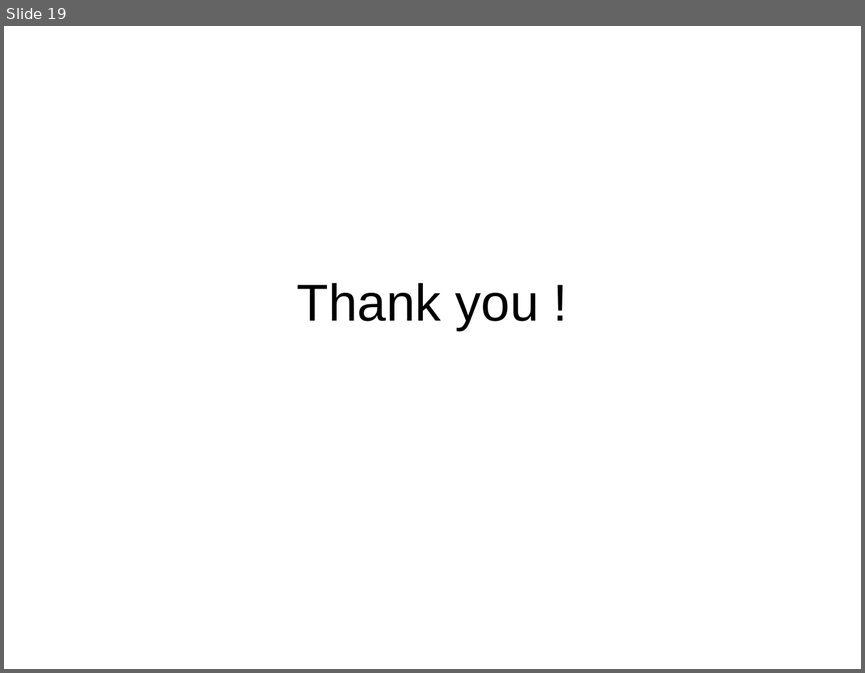
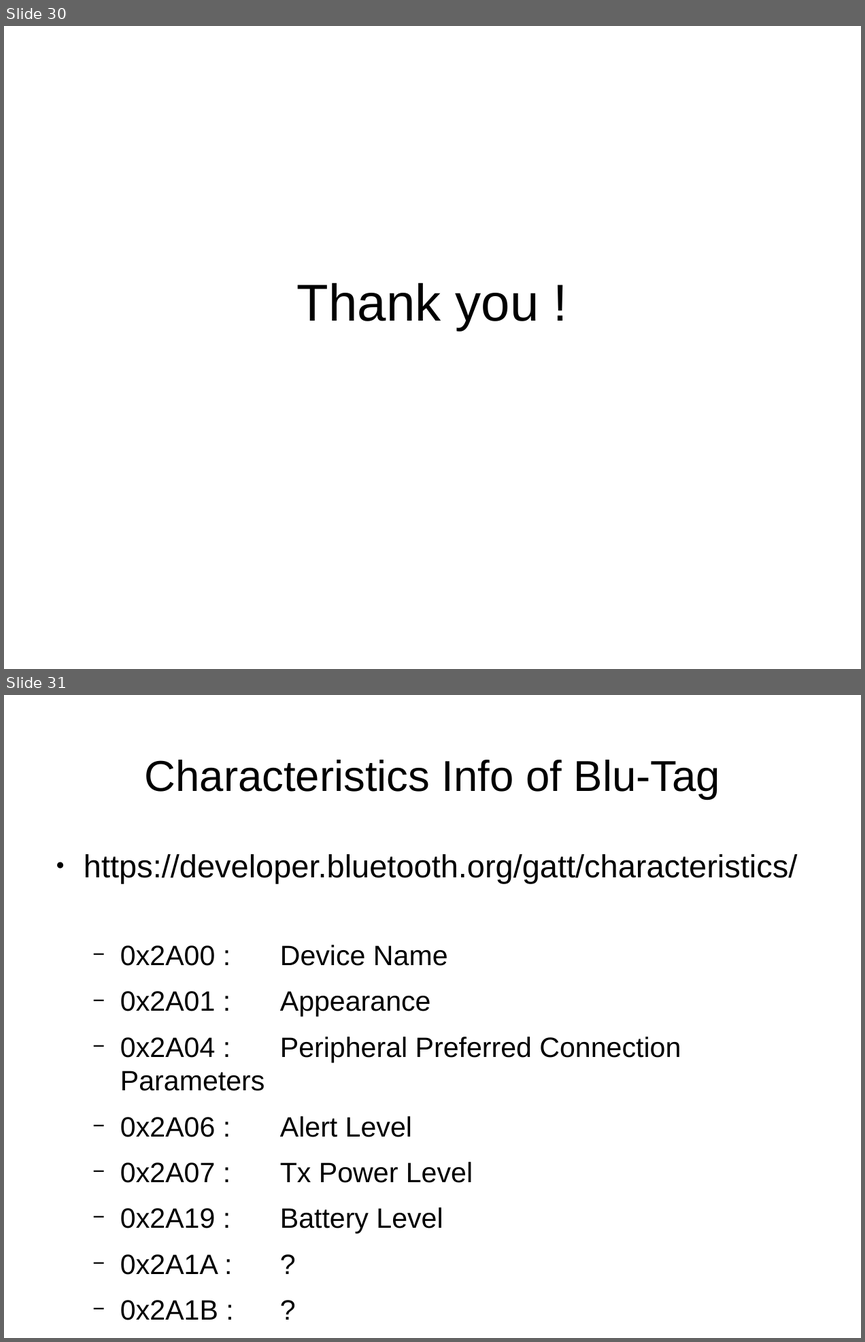
Before and after one commit to andromedroid/ame, a slide deck: doc/ble/ring_blu-tag_from_linux.odp. Shown one above the other, each under a label of ours: slide 19 before the commit, slides 30 and 31 after it. The pictures are 865x673 and 865x1342 pixels, drawn with LibreOffice and Linux fonts; fonts in the diff are those of the drawing. Boxes give left, top, right and bottom in pixels: in the first picture for what was removed or moved away, otherwise in the second. Text is boxed around its words. In the diff, an @@ line names an element or a change of style, - is before the commit and + after.

```diff
--- a/doc/ble/ring_blu-tag_from_linux.odp
+++ b/doc/ble/ring_blu-tag_from_linux.odp
@@ slide 31 added at [4,695,861,1338], background #FFFFFF @@
@@ title added at [145,760,720,799], 40 pt, text #000000 @@
+Characteristics Info of Blu-Tag
@@ text added at [84,854,797,1274], 25.9 pt, text #000000 @@
+● https://developer.bluetooth.org/gatt/characteristics/
+  − 0x2A00 : Device Name
+  − 0x2A01 : Appearance
+  − 0x2A04 : Peripheral Preferred Connection Parameters
+  − 0x2A06 : Alert Level
+  − 0x2A07 : Tx Power Level
+  − 0x2A19 : Battery Level
+  − 0x2A1A : ?
+  − 0x2A1B : ?
+  − 0x2A3A : ?
@@ what was slide 19 is now slide 30 @@
```
Also in this commit, not shown: 6 slides changed, 11 other slides added.
